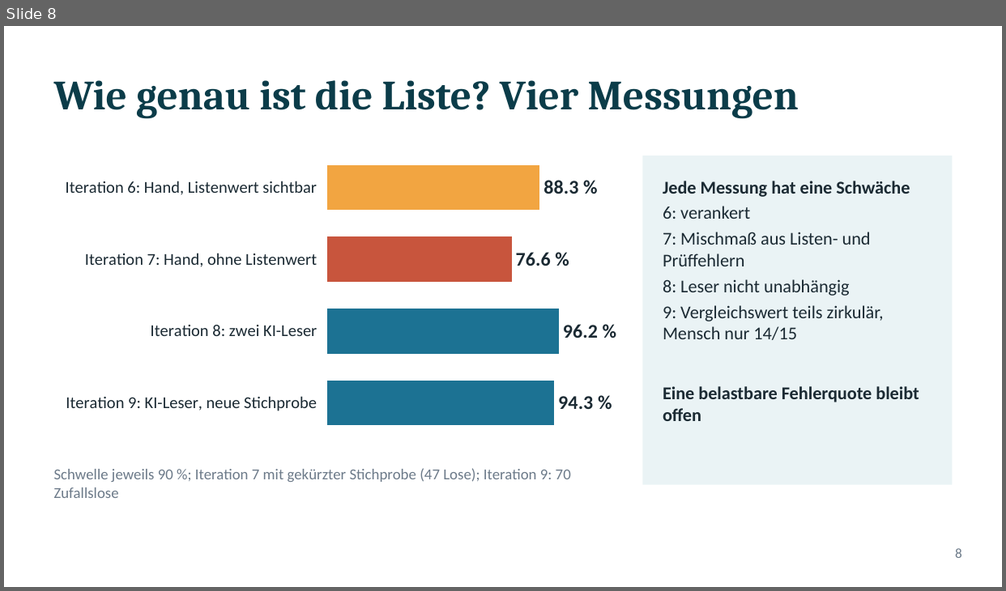
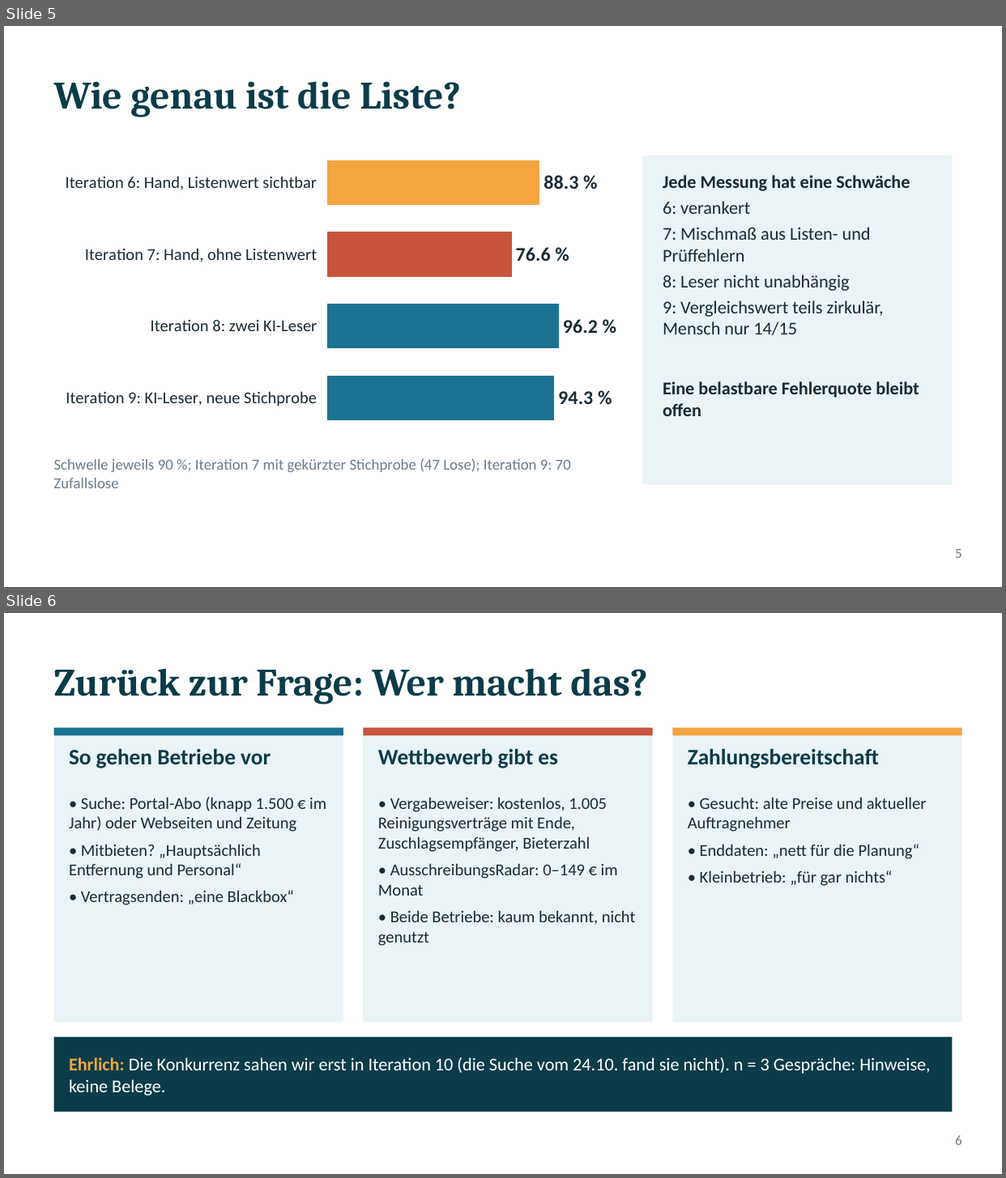
Before and after one commit to ludwigrichthammer9-web/vergabe_radar, a slide deck: docs/vortrag/vortrag_vergabe_radar.pptx. Shown one above the other, each under a label of ours: slide 8 before the commit, slides 5 and 6 after it. The pictures are 1006x591 and 1006x1178 pixels, drawn with LibreOffice and Linux fonts; fonts in the diff are those of the drawing. Boxes give left, top, right and bottom in pixels: in the first picture for what was removed or moved away, otherwise in the second. Text is boxed around its words. In the diff, an @@ line names an element or a change of style, - is before the commit and + after.

```diff
--- a/docs/vortrag/vortrag_vergabe_radar.pptx
+++ b/docs/vortrag/vortrag_vergabe_radar.pptx
@@ slide 6 added at bbox=[4, 613, 1002, 1174], background #FFFFFF @@
@@ title added at bbox=[54, 668, 647, 704], 28 pt, text #0B3C49, bold @@
+Zurück zur Frage: Wer macht das?
@@ rectangle added at bbox=[54, 728, 343, 1022], fill #EAF3F5 @@
@@ rectangle added at bbox=[54, 728, 343, 736], fill #1C7293 @@
@@ rectangle added at bbox=[364, 728, 653, 1022], fill #EAF3F5 @@
@@ rectangle added at bbox=[364, 728, 653, 736], fill #C8553D @@
@@ rectangle added at bbox=[672, 728, 962, 1022], fill #EAF3F5 @@
@@ rectangle added at bbox=[672, 728, 962, 736], fill #F2A541 @@
@@ text added at bbox=[69, 748, 270, 769], 16 pt, text #0B3C49, bold @@
+So gehen Betriebe vor
@@ text added at bbox=[378, 748, 558, 769], 16 pt, text #0B3C49, bold @@
+Wettbewerb gibt es
@@ text added at bbox=[688, 748, 879, 769], 16 pt, text #0B3C49, bold @@
+Zahlungsbereitschaft
@@ text added at bbox=[69, 797, 326, 905], 12 pt, text #1B2A33 @@
+• Suche: Portal-Abo (knapp 1.500 € im Jahr) oder Webseiten und Zeitung
+• Mitbieten? „Hauptsächlich Entfernung und Personal“
+• Vertragsenden: „eine Blackbox“
@@ text added at bbox=[378, 797, 636, 946], 12 pt, text #1B2A33 @@
+• Vergabeweiser: kostenlos, 1.005 Reinigungsverträge mit Ende, Zuschlagsempfänger, Bieterzahl
+• AusschreibungsRadar: 0–149 € im Monat
+• Beide Betriebe: kaum bekannt, nicht genutzt
@@ text added at bbox=[688, 797, 927, 859], 12 pt, text #1B2A33 @@
+• Gesucht: alte Preise und aktueller Auftragnehmer
+• Enddaten: „nett für die Planung“
+• Kleinbetrieb: „für gar nichts“
@@ rectangle added at bbox=[54, 1037, 952, 1112], fill #0B3C49 @@
@@ text added at bbox=[69, 1058, 930, 1096], 13 pt, text #FFFFFF @@
+Ehrlich: Die Konkurrenz sahen wir erst in Iteration 10 (die Suche vom 24.10. fand sie nicht). n = 3 Gespräche: Hinweise, keine Belege.
@@ text added at bbox=[955, 1135, 962, 1145], 10 pt, text #6C7A89 @@
+6
@@ what was slide 8 is now slide 5 @@
@@ slide 5 changed as well @@
@@ title at bbox=[54, 81, 461, 117]: text changed; size 30 to 28 pt @@
-Wie genau ist die Liste? Vier Messungen
+Wie genau ist die Liste?
@@ bar chart: place and size @@
-bar chart at bbox=[54, 146, 623, 445]
+bar chart at bbox=[54, 141, 623, 440]
@@ text "Jede Messung hat eine Schwäche": place and size @@
-text "Jede Messung hat eine Schwäche" at bbox=[663, 181, 918, 421]
+text "Jede Messung hat eine Schwäche" at bbox=[663, 175, 918, 416]
@@ text "Schwelle jeweils 90 %; Iteration ...": place and size @@
-text "Schwelle jeweils 90 %; Iteration ..." at bbox=[54, 468, 571, 498]
+text "Schwelle jeweils 90 %; Iteration ..." at bbox=[54, 459, 571, 489]
@@ text at bbox=[955, 549, 962, 558]: text changed @@
-8
+5
```
Also in this commit, not shown: 8 other slides changed, 2 other slides added, 3 slides removed, 1 other file.
